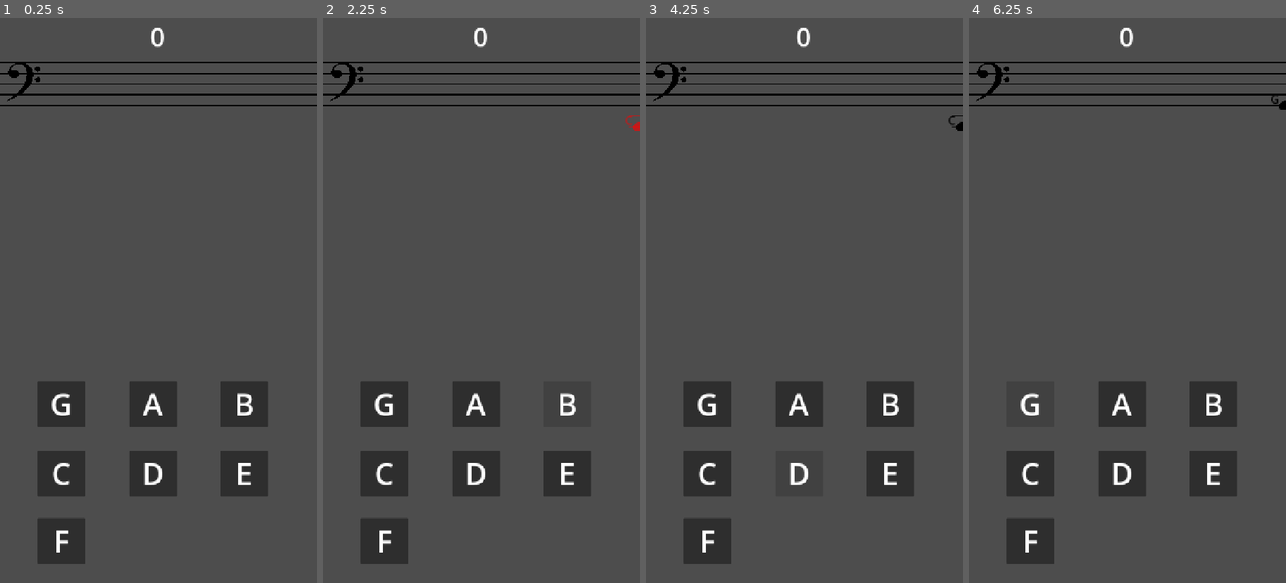
Above: before the commit, frames 1-4 (left to right).
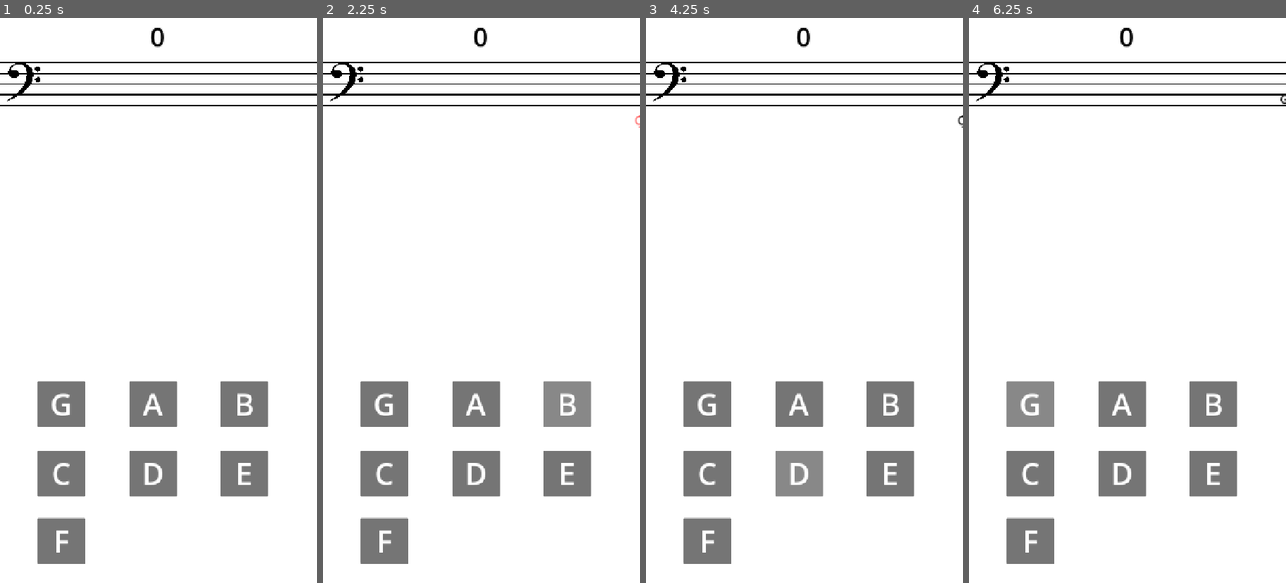
Above: after the commit, the same moments.

Repository: ethanwhall389/note-read
Game: Godot game, scene res://scenes/levels/level01.tscn
Two runs of this game, one before a commit and one after it. Both use one fixed random seed, a clock stepped at 60 frames per second and the inputs below. The project has no main scene, so this scene is started directly.
Inputs (mouse positions are in pixels of both pictures, inside the frame that each line leads up to):
- Up to frame 1 (0.25 s): no input
- Up to frame 2 (2.25 s): click (383, 402) at 0.5 s; click (475, 402) at 1.25 s; click (567, 402) at 2 s
- Up to frame 3 (4.25 s): click (706, 475) at 2.75 s; click (798, 475) at 3.5 s
- Up to frame 4 (6.25 s): click (1213, 475) at 4.25 s; click (1029, 543) at 5 s; click (1029, 402) at 5.75 s

The runs differ from the first frame. In frame 1, 98% of the frame differs, in the area x 0-100%, y 0-100%; in frame 2, 98%; in frame 3, 98%; in frame 4, 98%.
Error in both runs: Invalid access of index '0' on a base object of type: 'Array'. (res://systems/gameplay_controller.gd:26)

Commit message:
add white bg

Diff:
--- a/note-read/autoload/game_manager.gd
+++ b/note-read/autoload/game_manager.gd
@@ -1,7 +1,7 @@
 extends Node
 
 var current_level = 1
-var current_difficulty = "advanced"
+var current_difficulty = "beginner"
 
 var default_note_speed: float = 90.0
 var default_spawn_speed: float = 2.0
@@ -22,5 +22,5 @@
 const Difficulty_Levels = {
 	"beginner": 1.0,
 	"intermediate": 1.5,
-	"advanced": 2.0
+	"advanced": 2.2
 }
--- a/note-read/scenes/levels/level01.tscn
+++ b/note-read/scenes/levels/level01.tscn
@@ -10,6 +10,12 @@
 size = Vector2(768, 324)
 
 [node name="Level01" type="Node2D" unique_id=462609379]
+
+[node name="ColorRect" type="ColorRect" parent="." unique_id=1399084564]
+offset_left = -30.0
+offset_top = -32.0
+offset_right = 745.0
+offset_bottom = 1302.0
 
 [node name="Spawner" parent="." unique_id=1663377936 node_paths=PackedStringArray("spawn_point") instance=ExtResource("2_i4uh8")]
 position = Vector2(16, 61)
--- a/note-read/scenes/ui/in_game_ui.tscn
+++ b/note-read/scenes/ui/in_game_ui.tscn
@@ -4,6 +4,7 @@
 
 [sub_resource type="LabelSettings" id="LabelSettings_4db6k"]
 font_size = 60
+font_color = Color(0, 0, 0, 1)
 
 [node name="InGameUi" type="CanvasLayer" unique_id=1361146463]
 script = ExtResource("1_uyty4")
--- a/note-read/systems/spawner.gd
+++ b/note-read/systems/spawner.gd
@@ -7,7 +7,7 @@
 var emphasis_indexes = []
 
 var difficulty_multiplier = GameManager.Difficulty_Levels[GameManager.current_difficulty]
-var timer_wait_time: float = GameManager.default_spawn_speed #/ difficulty_multiplier
+var timer_wait_time: float = GameManager.default_spawn_speed / difficulty_multiplier
 
 @onready var spawn_timer: Timer = $Timer
 
@@ -21,7 +21,6 @@
 func _ready() -> void:
 	get_notes_for_level()
 	print("timer wait ", timer_wait_time)
-	print(spawn_timer)
 	spawn_timer.set_wait_time(timer_wait_time)
 
 
